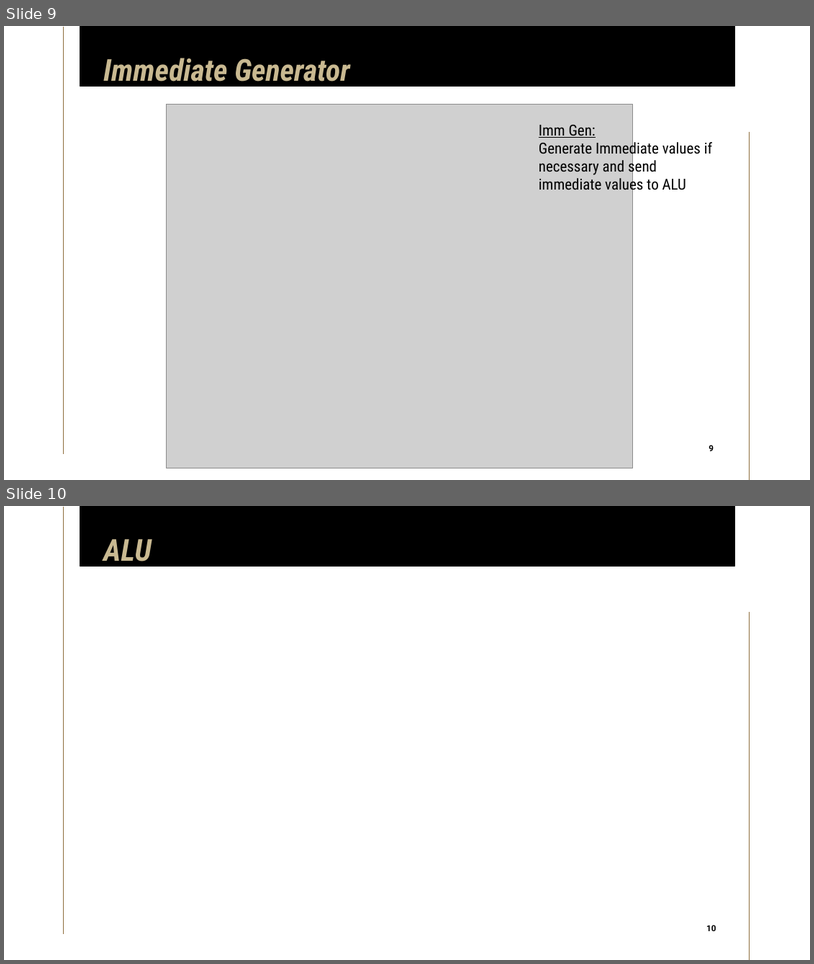
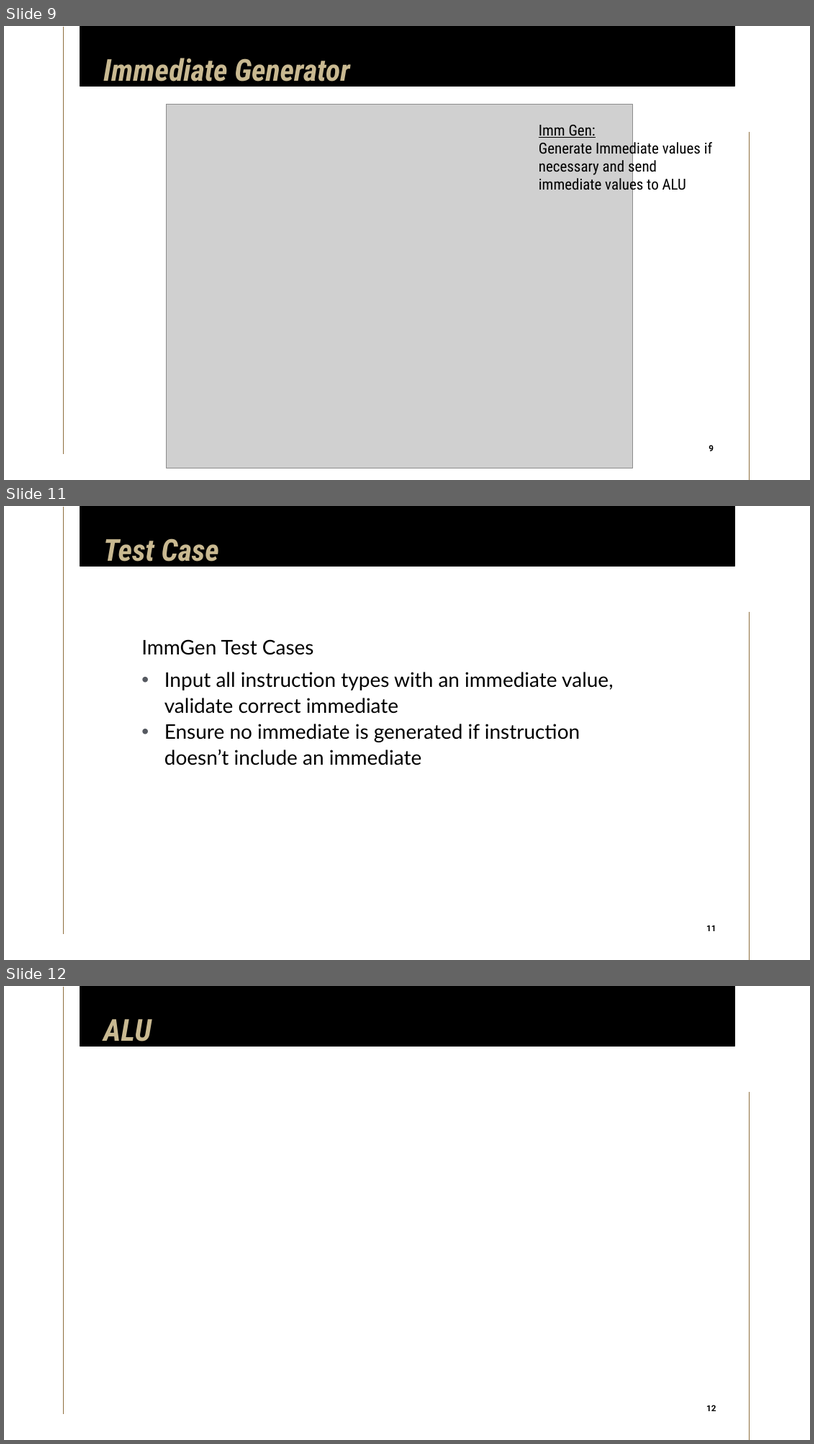
Before and after one commit to limichael246/STARS_2024, a slide deck: Project_Proposal.pptx. Shown one above the other, each under a label of ours: slides 9 and 10 before the commit, slides 9, 11 and 12 after it; the slides between them are not shown. The pictures are 814x964 and 814x1444 pixels, drawn with LibreOffice and Linux fonts; fonts in the diff are those of the drawing; grey boxes stand for pictures. Boxes give left, top, right and bottom in pixels: in the first picture for what was removed or moved away, otherwise in the second. Text is boxed around its words. In the diff, an @@ line names an element or a change of style, - is before the commit and + after.

Commit message:
add Decoder test cases

```diff
--- a/Project_Proposal.pptx
+++ b/Project_Proposal.pptx
@@ slide 11 added at [4, 506, 810, 960], background #FFFFFF; not listed: 3 template elements that a slide beside it also shows @@
@@ title added at [103, 538, 219, 568], 36 pt, text #C9B991, bold, italic @@
+Test Case
@@ text added at [142, 639, 613, 765], 24 pt, text #000000 @@
+ImmGen Test Cases
+• Input all instruction types with an immediate value, validate correct immediate
+• Ensure no immediate is generated if instruction doesn’t include an immediate
@@ page number added at [702, 921, 721, 936], 10 pt, text #000000, bold @@
+11
@@ what was slide 10 is now slide 12 @@
@@ page number at [707, 1404, 716, 1411]: text changed @@
-10
+12
```
Also in this commit, not shown: 1 other slide added.
